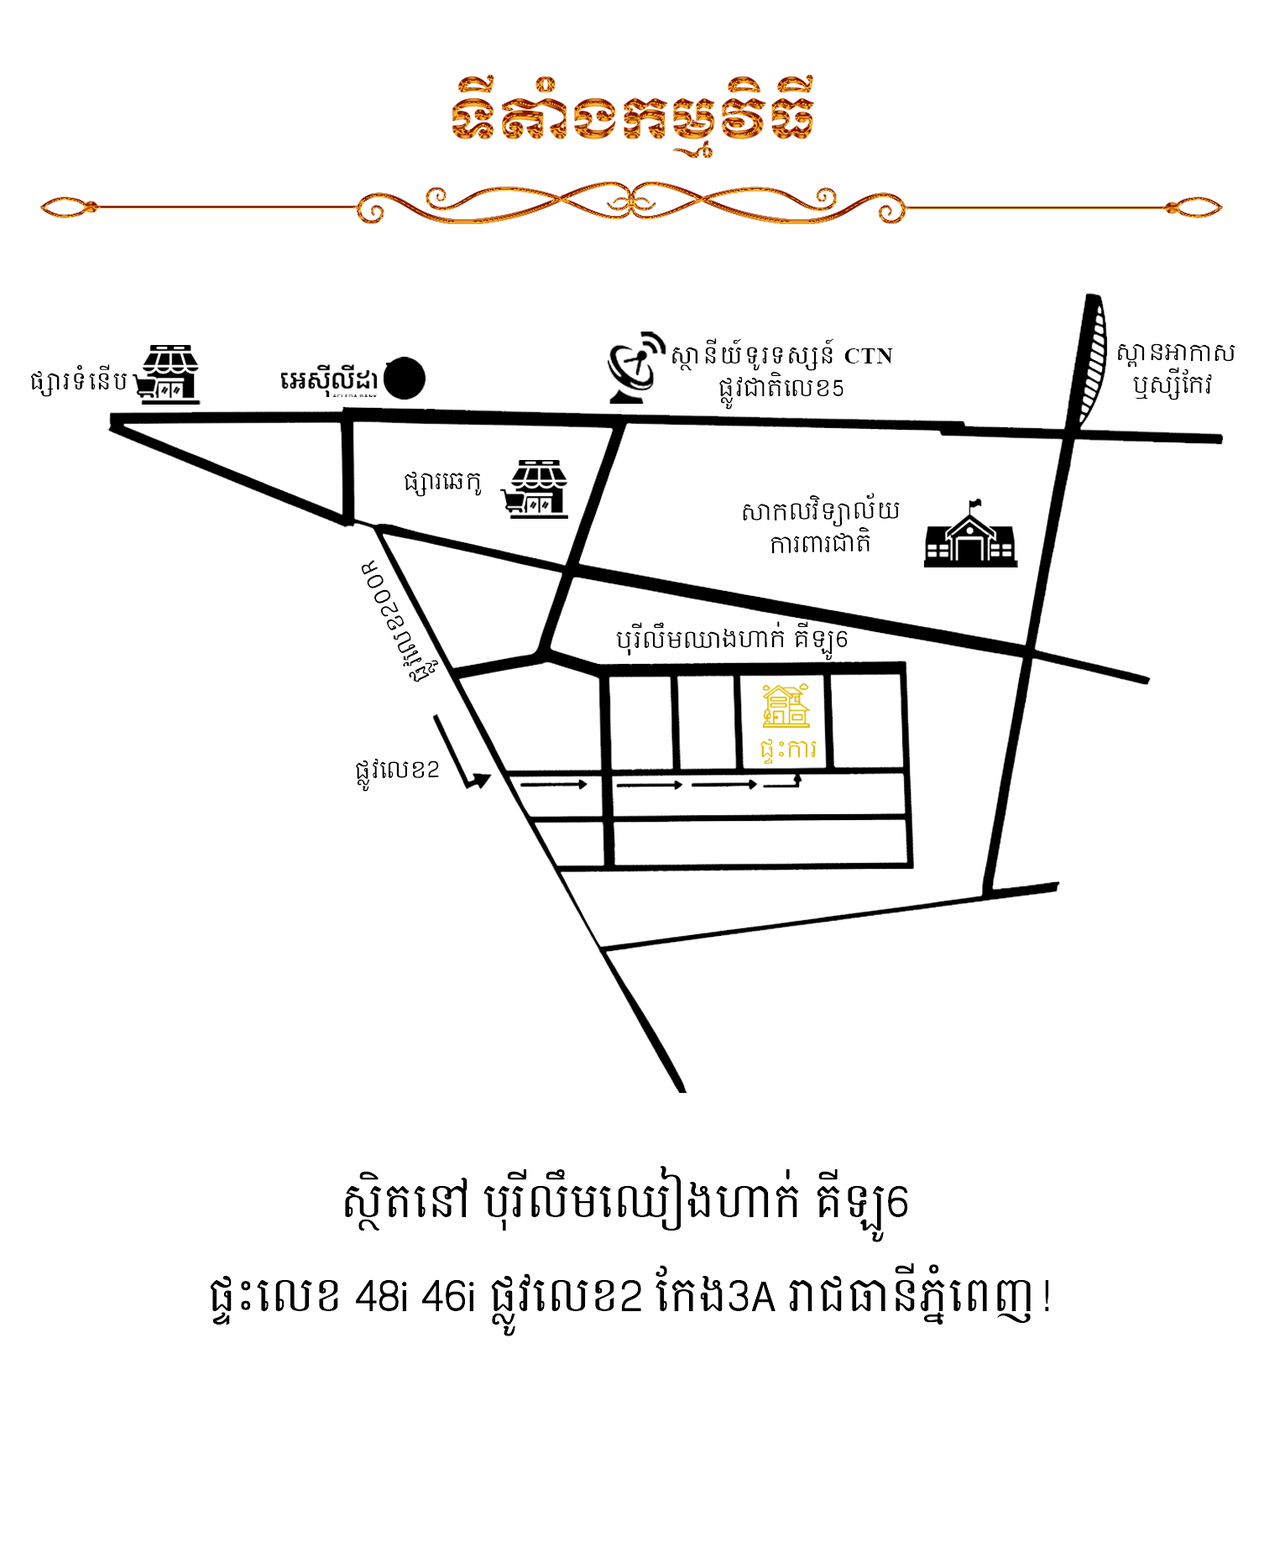
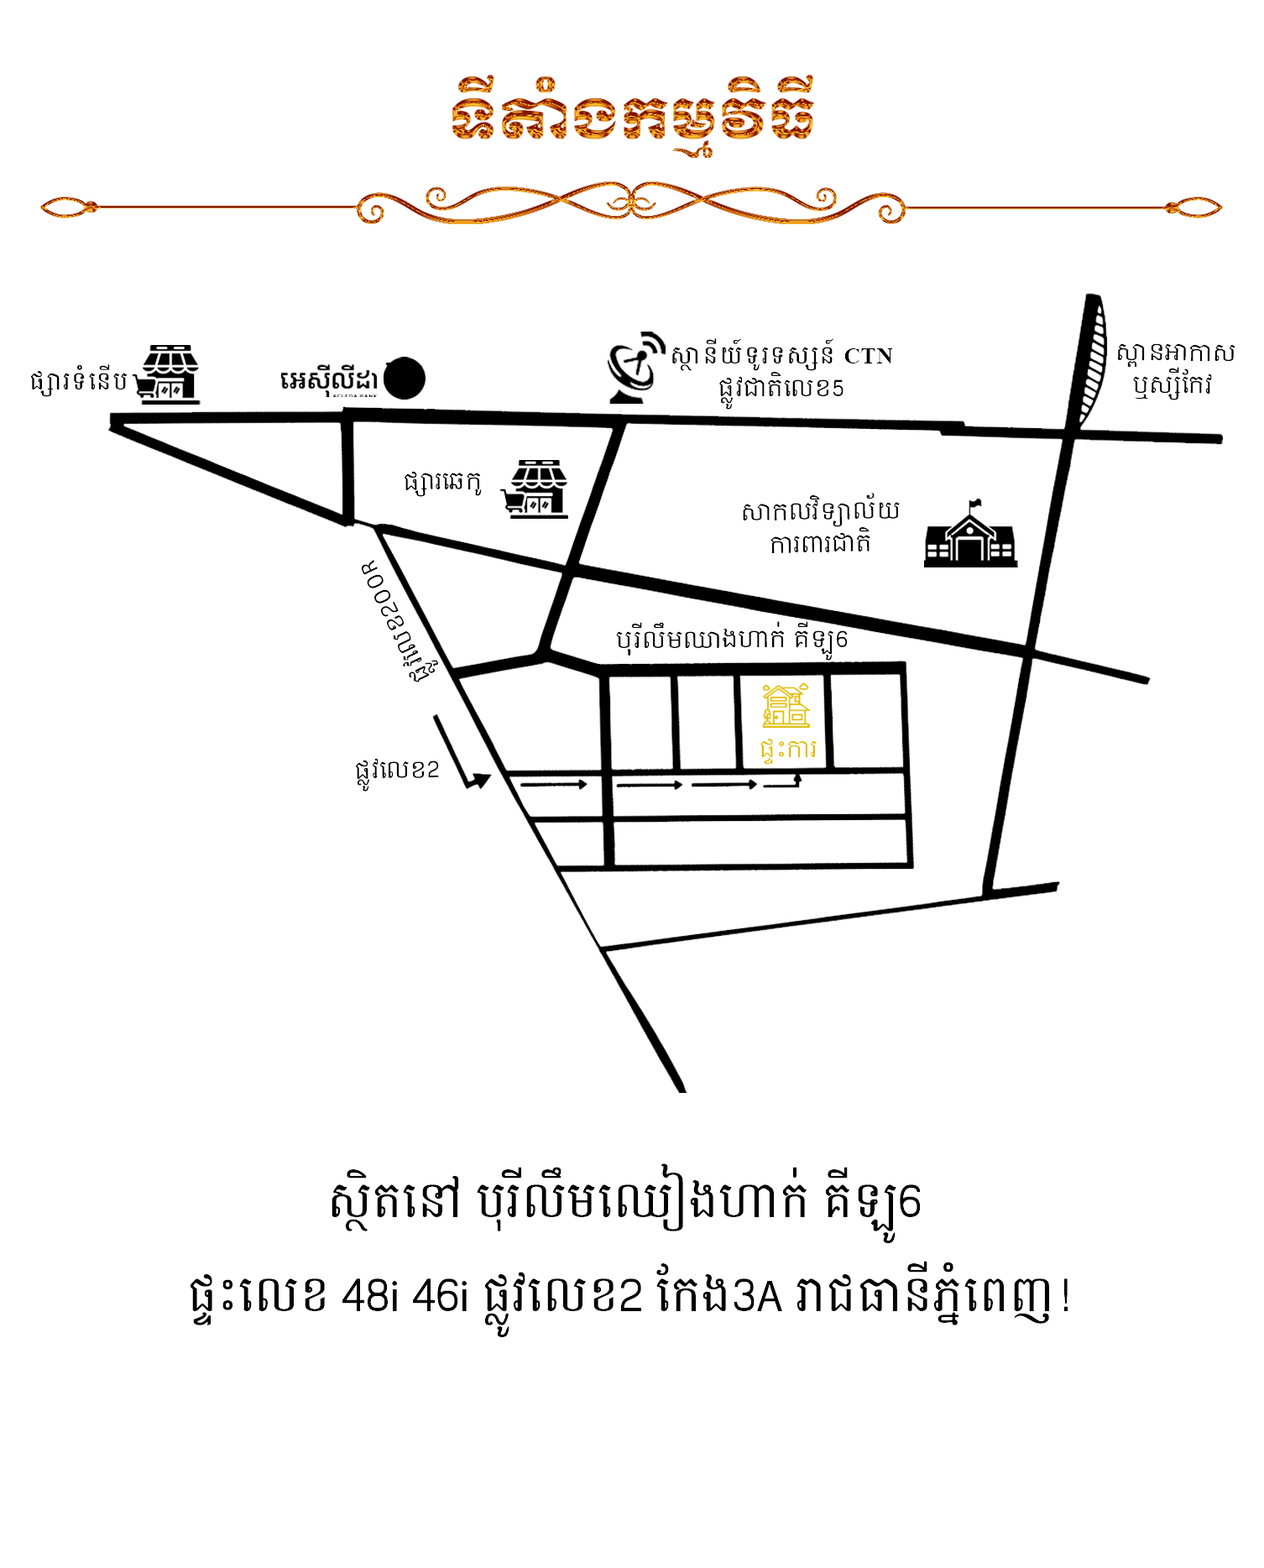
Revision of a layered 1264 × 1568 image; what changed, layer by layer:
painted on "ស្ថិតនៅ បុរីលឹមឈៀងហាក់ គីឡូ6 ផ្ទះលេខ 48i 46i ផ្ល" over [190,1163,1068,1338]